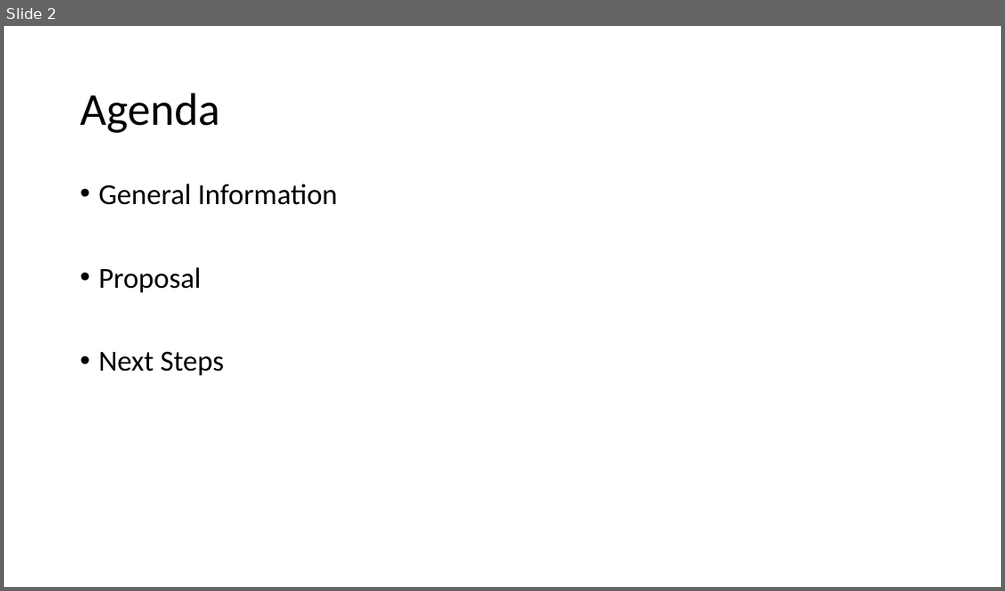
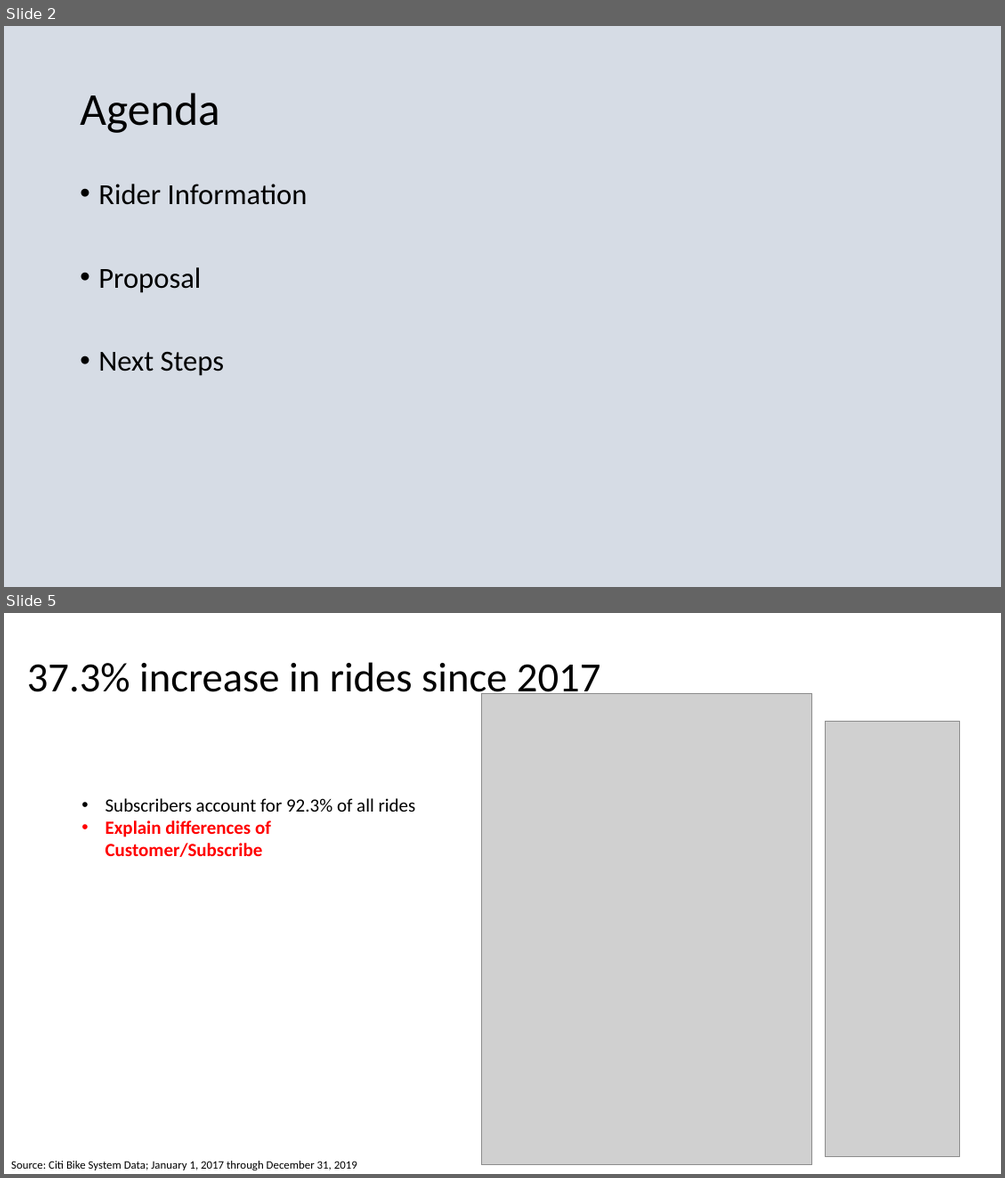
Before and after one commit to cglovertenn/Citi_Bike_Expanded, a slide deck: CitiBike_Final.pptx. Shown one above the other, each under a label of ours: slide 2 before the commit, slides 2 and 5 after it; the slides between them are not shown. The pictures are 1005x591 and 1005x1178 pixels, drawn with LibreOffice and Linux fonts; fonts in the diff are those of the drawing; grey boxes stand for pictures. Boxes give left, top, right and bottom in pixels: in the first picture for what was removed or moved away, otherwise in the second. Text is boxed around its words. In the diff, an @@ line names an element or a change of style, - is before the commit and + after.

```diff
--- a/CitiBike_Final.pptx
+++ b/CitiBike_Final.pptx
@@ slide 5 added at box(4, 613, 1001, 1174), background #FFFFFF @@
@@ title added at box(27, 662, 600, 702), 40 pt, text #000000 @@
+37.3% increase in rides since 2017
@@ picture added at box(481, 693, 812, 1165) @@
@@ picture added at box(825, 722, 960, 1157) @@
@@ text added at box(105, 798, 416, 857), 18 pt, text #FF0000, bold @@
+• Subscribers account for 92.3% of all rides
+• Explain differences of Customer/Subscribe
@@ text added at box(11, 1160, 357, 1171), 11 pt, text #000000 @@
+Source: Citi Bike System Data; January 1, 2017 through December 31, 2019
@@ slide 2 changed as well @@
@@ background #FFFFFF to #D6DCE5 @@
@@ text at box(98, 184, 307, 205): text changed @@
-• General Information
+• Rider Information
```
Also in this commit, not shown: 3 other slides changed, 7 other slides added, 7 slides removed.
